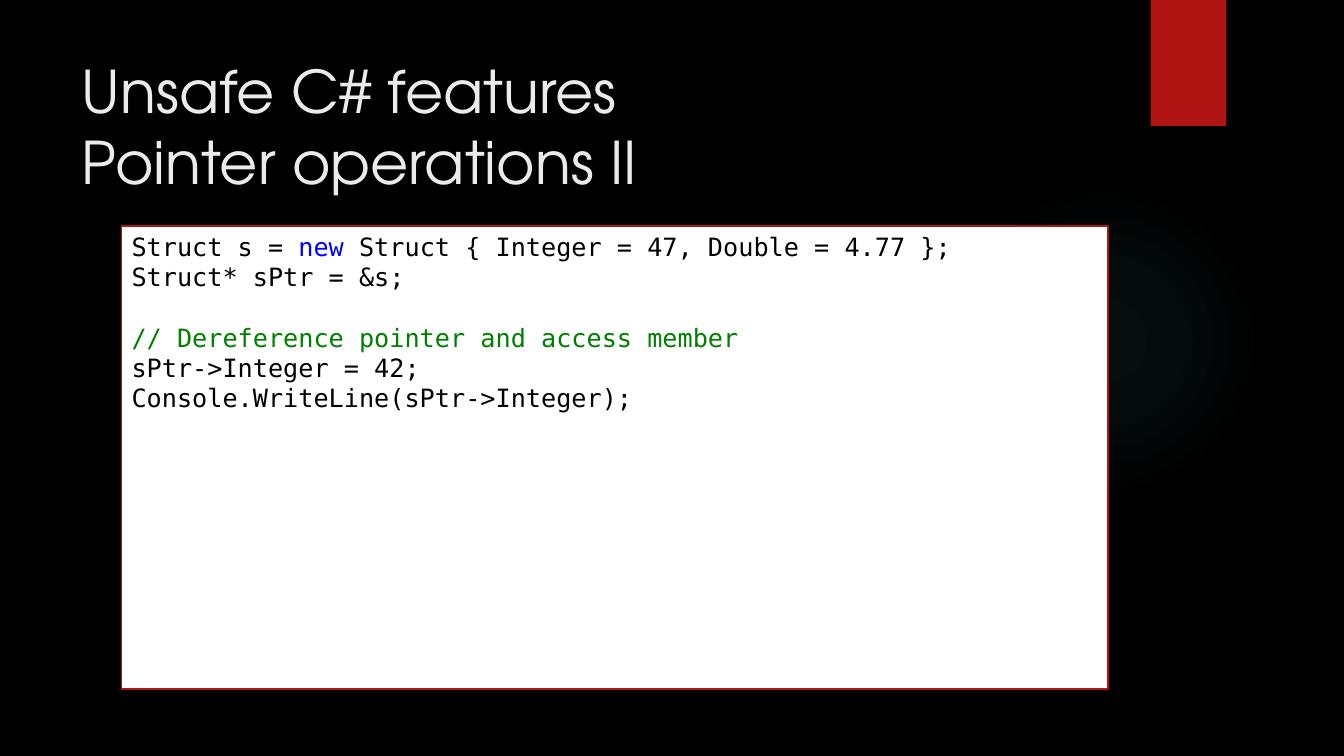
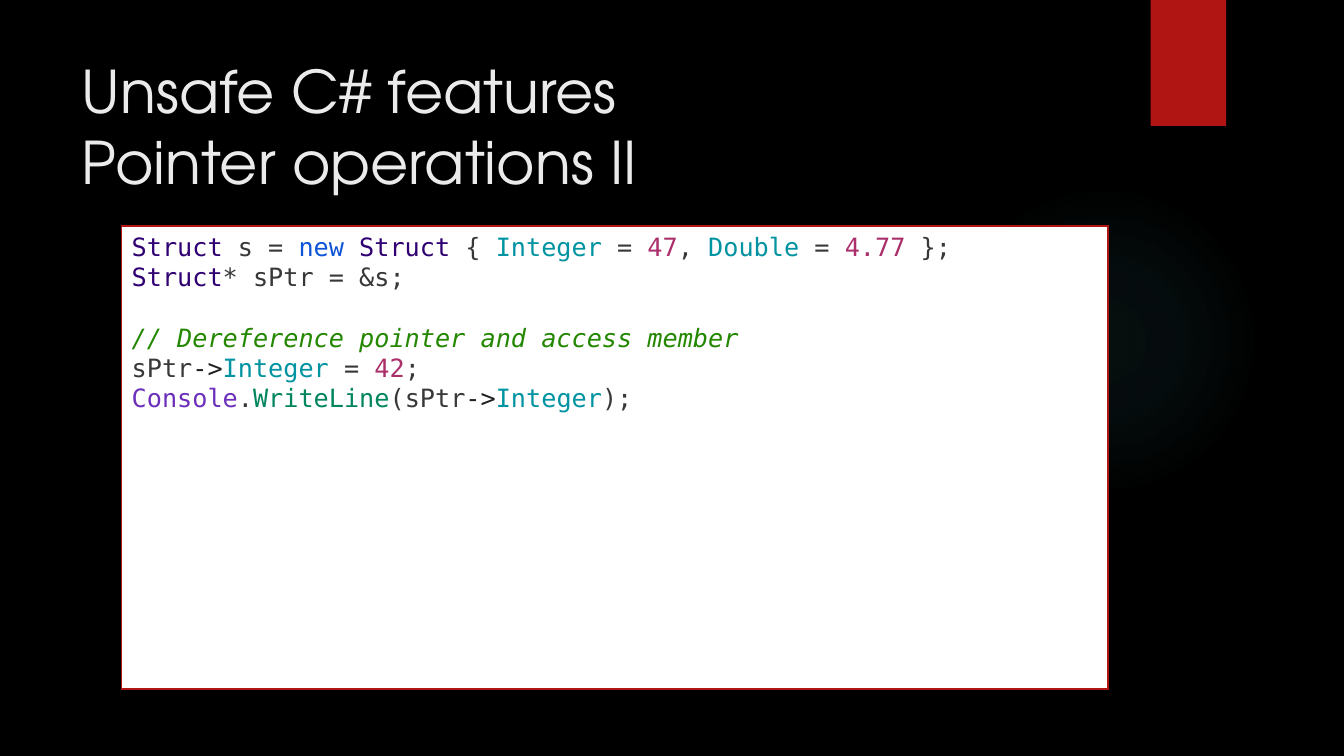
Before and after one commit to dennisdietrich/UnsafeCSharp, a slide deck: slide 11 of doc/Introduction to unsafe C#.pptx (slide 9 before the commit). Drawn at 1344x756 pixels with LibreOffice and Linux fonts; fonts in the diff are those of the drawing; background and template pictures are left out. Boxes give left, top, right and bottom in pixels: in the first picture for what was removed or moved away, otherwise in the second. Text is boxed around its words. In the diff, an @@ line names an element or a change of style, - is before the commit and + after.

```diff
--- a/doc/Introduction to unsafe C#.pptx
+++ b/doc/Introduction to unsafe C#.pptx
@@ text in rectangle at box(132, 236, 906, 413): text changed; text colour #000000 to #248700 @@
-Struct s = new Struct { Integer = 47, Double = 4.77 };
-Struct* sPtr = &s;
-// Dereference pointer and access member
-sPtr->Integer = 42;
-Console.WriteLine(sPtr->Integer);
+Struct s = new Struct { Integer = 47, Double = 4.77 };
+Struct* sPtr = &s;
+// Dereference pointer and access member
+sPtr->Integer = 42;
+Console.WriteLine(sPtr->Integer);
```
Also in this commit, not shown: 25 other slides changed, 23 slides added, 1 slide removed, 20 other files.
